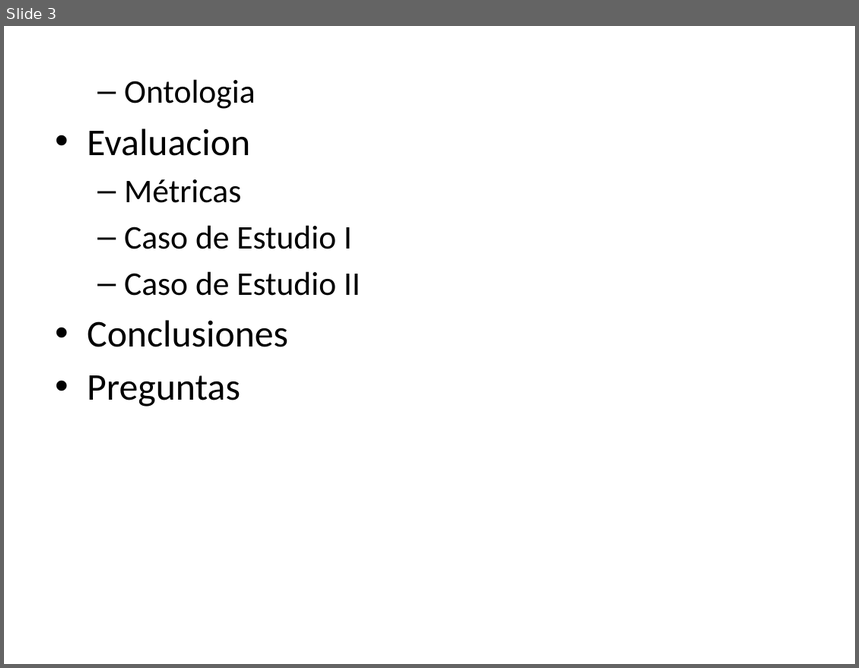
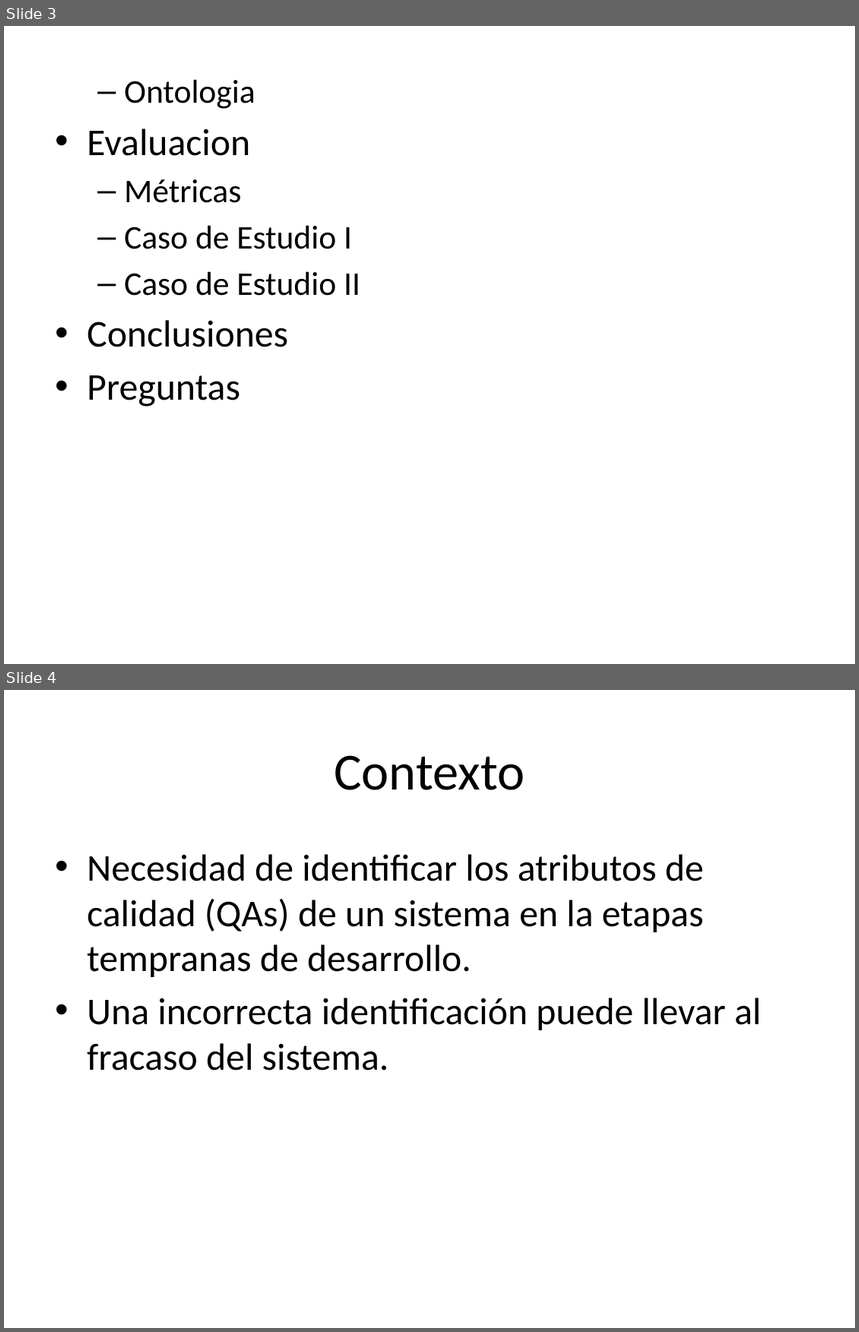
Before and after one commit to alejandrorago/qatesis2, a slide deck: Capitulos Finales/filiminasPeladas.pptx. Shown one above the other, each under a label of ours: slide 3 before the commit, slides 3 and 4 after it. The pictures are 859x668 and 859x1332 pixels, drawn with LibreOffice and Linux fonts; fonts in the diff are those of the drawing. Boxes give left, top, right and bottom in pixels: in the first picture for what was removed or moved away, otherwise in the second. Text is boxed around its words. In the diff, an @@ line names an element or a change of style, - is before the commit and + after.

```diff
--- a/Capitulos Finales/filiminasPeladas.pptx
+++ b/Capitulos Finales/filiminasPeladas.pptx
@@ slide 4 added at <box>4,690,855,1328</box>, background #FFFFFF @@
@@ title added at <box>334,755,525,790</box>, 44 pt, text #000000 @@
+Contexto
@@ text added at <box>87,854,761,1071</box>, 32 pt, text #000000 @@
+• Necesidad de identificar los atributos de calidad (QAs) de un sistema en la etapas tempranas de desarrollo.
+• Una incorrecta identificación puede llevar al fracaso del sistema.
```
Also in this commit, not shown: 1 other slide added.
